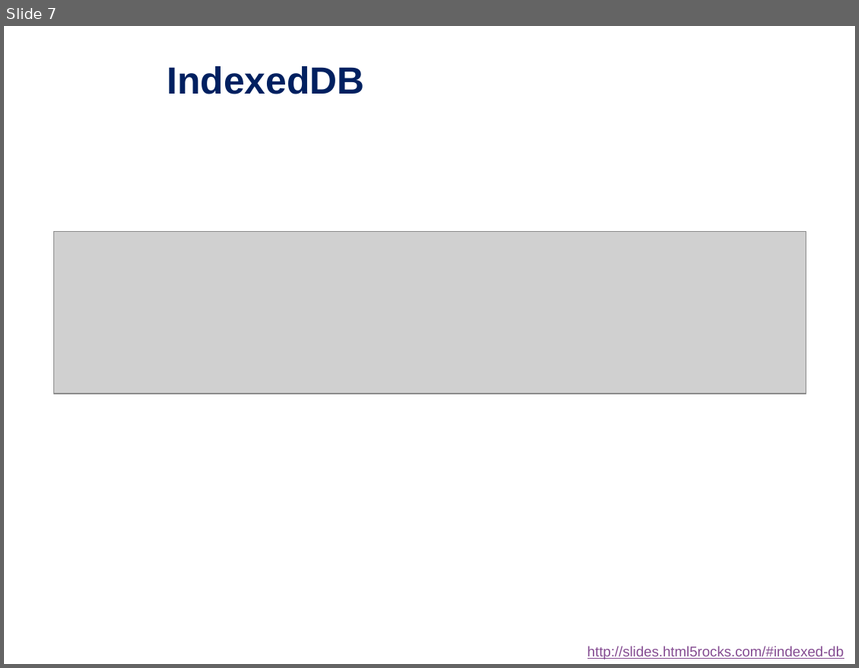
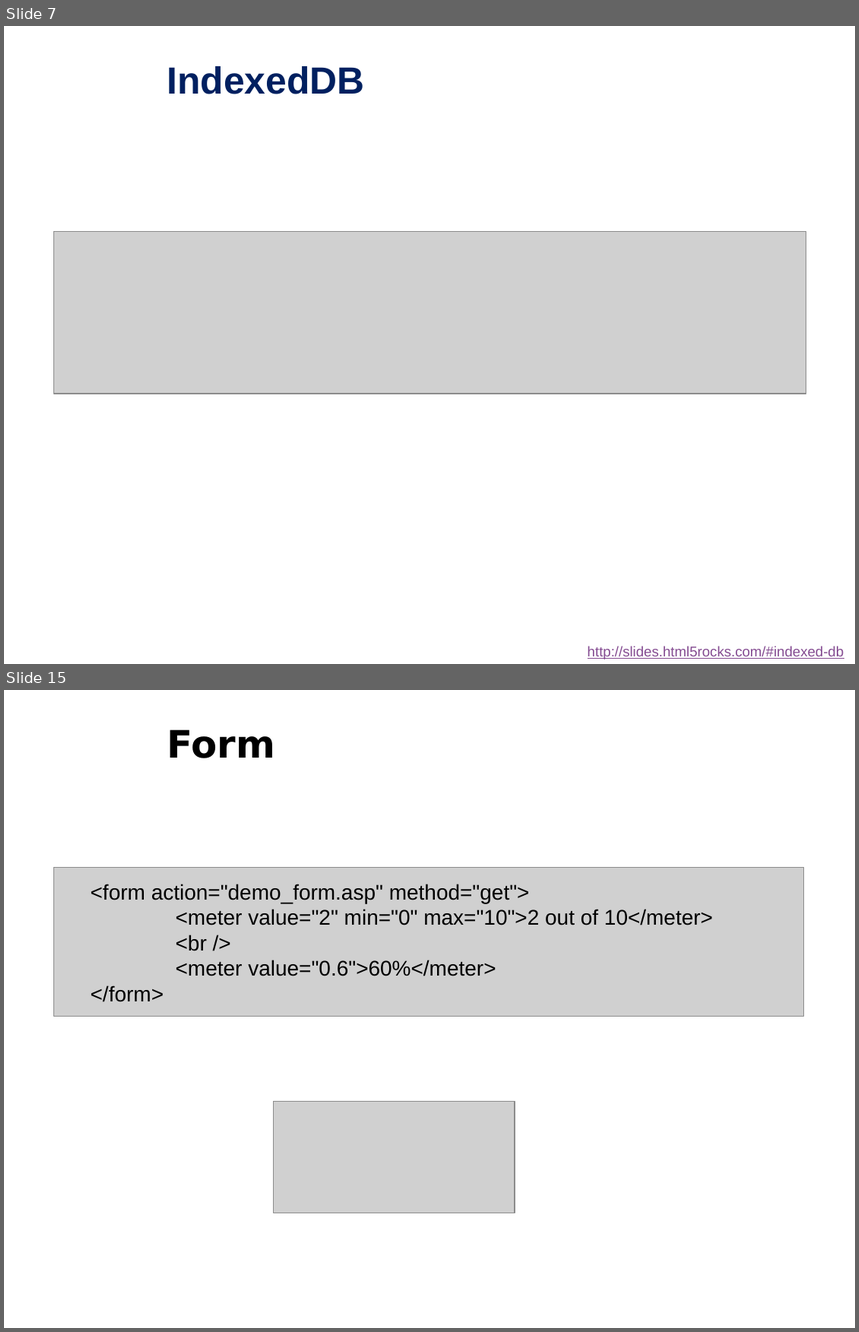
Before and after one commit to Alex7Huynh/lthd061727, a slide deck: Serminar Html5/1. Slide/HTML5.pptx. Shown one above the other, each under a label of ours: slide 7 before the commit, slides 7 and 15 after it; the slides between them are not shown. The pictures are 859x668 and 859x1332 pixels, drawn with LibreOffice and Linux fonts; fonts in the diff are those of the drawing; grey boxes stand for pictures; background and template pictures are left out. Boxes give left, top, right and bottom in pixels: in the first picture for what was removed or moved away, otherwise in the second. Text is boxed around its words. In the diff, an @@ line names an element or a change of style, - is before the commit and + after.

Commit message:
Cập nhật slide + báo cáo và demo Drag & Drop.

```diff
--- a/Serminar Html5/1. Slide/HTML5.pptx
+++ b/Serminar Html5/1. Slide/HTML5.pptx
@@ slide 15 added at (4,690,855,1328), background picture (left out) @@
@@ title added at (167,730,276,758), 32 pt, text #000000, bold @@
+Form
@@ picture added at (53,867,804,1016) @@
@@ text added at (91,884,713,1002), 18 pt, text #000000 @@
+<form action="demo_form.asp" method="get">
+<meter value="2" min="0" max="10">2 out of 10</meter>
+<br />
+<meter value="0.6">60%</meter>
+</form>
@@ picture added at (274,1101,515,1213) @@
```
Also in this commit, not shown: 4 slides changed, 18 other slides added, 1 slide removed, 8 other files.
